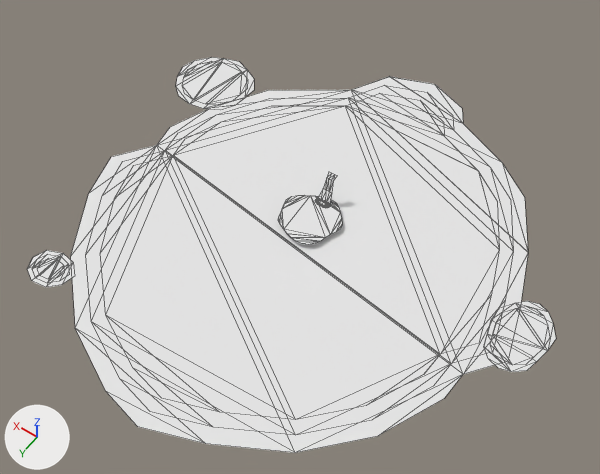
One commit to the FBX model assets/exports/SM_Water.fbx: the scene before it, then after it.
Both versions are drawn from a camera (50 mm lens) standing at (-171.0, 239.0, 368.0) and looking at (2.0, -2.0, -12.0). Arrows for +X, +Y and +Z are at lower left; the lights stay in place. The picture after the commit comes second. Mesh edges are drawn as thin lines. Vertices at exactly the same position are counted once.

The first picture shows 'SM_Water • FBX'.
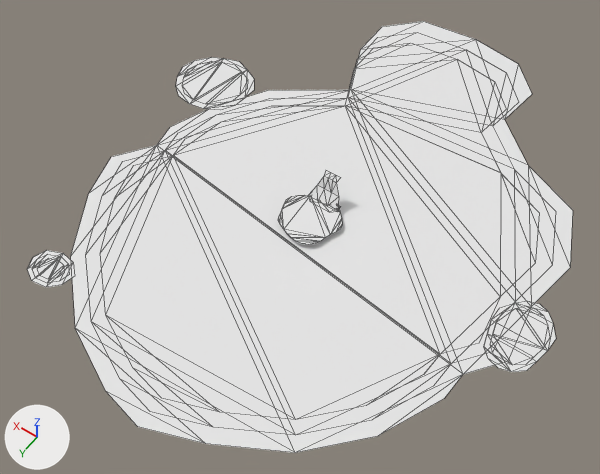
Pixel boxes [x1, y1, x2, y2] of what changed, in the pictures (600 x 474 px; the box of a moved part takes in the faces that stretch with it):
'SM_Water • FBX', reshaped (9% taller)
    before: [27, 57, 556, 453]
    after: [27, 21, 573, 453]
part 1 of me_sm_water___fbx_015, deleted
    before: [315, 199, 330, 208]
part 2 of me_sm_water___fbx_015, moved or reshaped
    before: [345, 76, 528, 374]
    after: [345, 21, 573, 374]
part 3 of me_sm_water___fbx_015, built on
    before: [317, 172, 337, 205]
    after: [308, 170, 340, 212]

Diff of the bpy script that builds the scene:
```diff
--- a/assets/exports/SM_Water.fbx.py
+++ b/assets/exports/SM_Water.fbx.py
@@ me_sm_water___fbx_015 @@
 # used by ob_sm_water___fbx; location = (0.0, 0.0, 0.0)
-me_sm_water___fbx_015.from_pydata(...)  # 604 vertices, 1102 faces; spans x -148.0..147.0, y -153.0..143.0, z -3.0..17.0
+me_sm_water___fbx_015.from_pydata(...)  # 442 vertices, 822 faces; spans x -148.0..147.0, y -209.0..143.0, z -3.0..17.0
+# me_sm_water___fbx_015 part 1: 12 loose pieces with 192 vertices, spanning x -5.0..5.0, y -25.0..-19.0, z 1.0, are deleted
+# me_sm_water___fbx_015 part 2
+# 48 vertices are removed from x -124.0..28.0, y -153.0..-24.0, z -3.0
+# 108 faces are deleted
+# 66 vertices are added at x -135.0..60.0, y -209.0..-26.0, z -3.0
+# 144 new faces join them
+# me_sm_water___fbx_015 part 3
+# 4 vertices are removed from x -1.0..5.0, y -27.0..-23.0, z 1.0..7.0
+# 12 faces are deleted
+# 10 vertices move from x -4.0..3.0, y -32.0..-23.0, z 1.0..17.0 to x -10.0..5.0, y -32.0..-22.0, z 0.0..17.0
+# 16 vertices are added at x -10.0..10.0, y -27.0..-19.0, z 0.0..7.0
+# 32 new faces join them
 me_sm_water___fbx_015.materials.append(mat_park___painted_facets_016)
```
